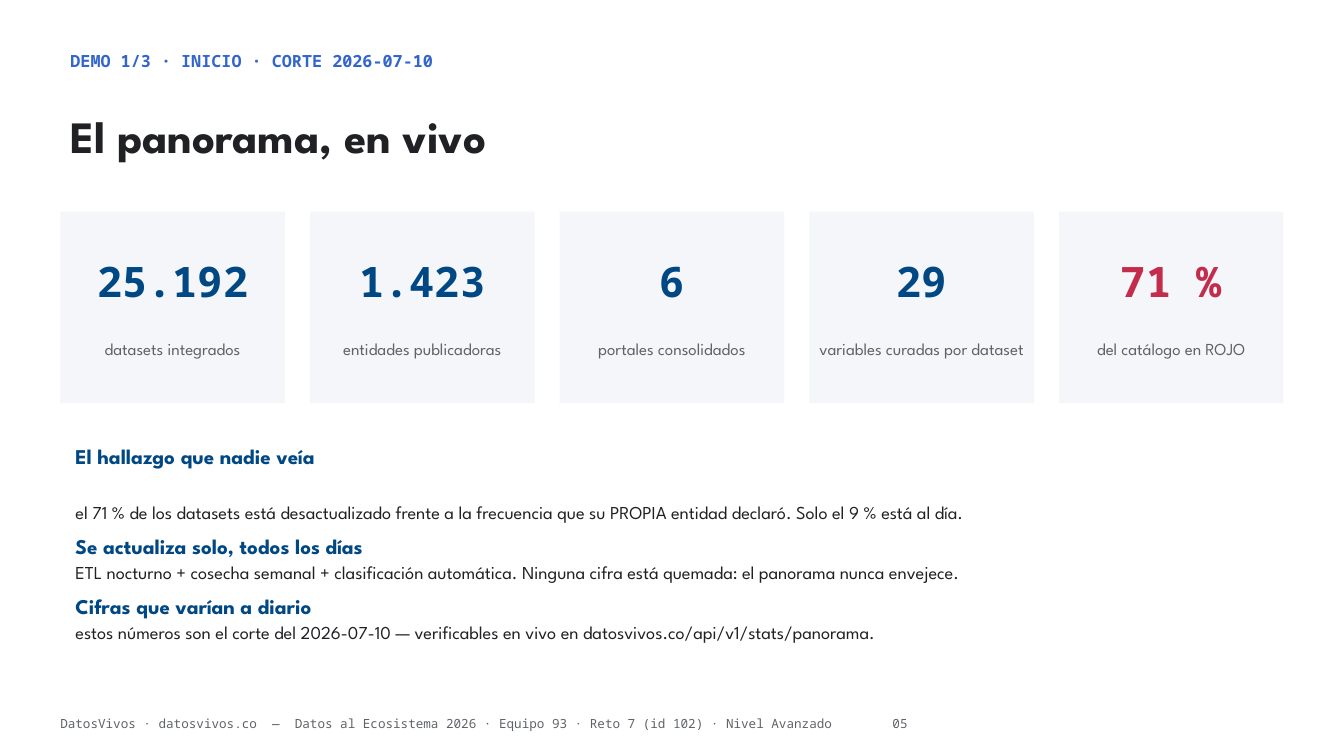
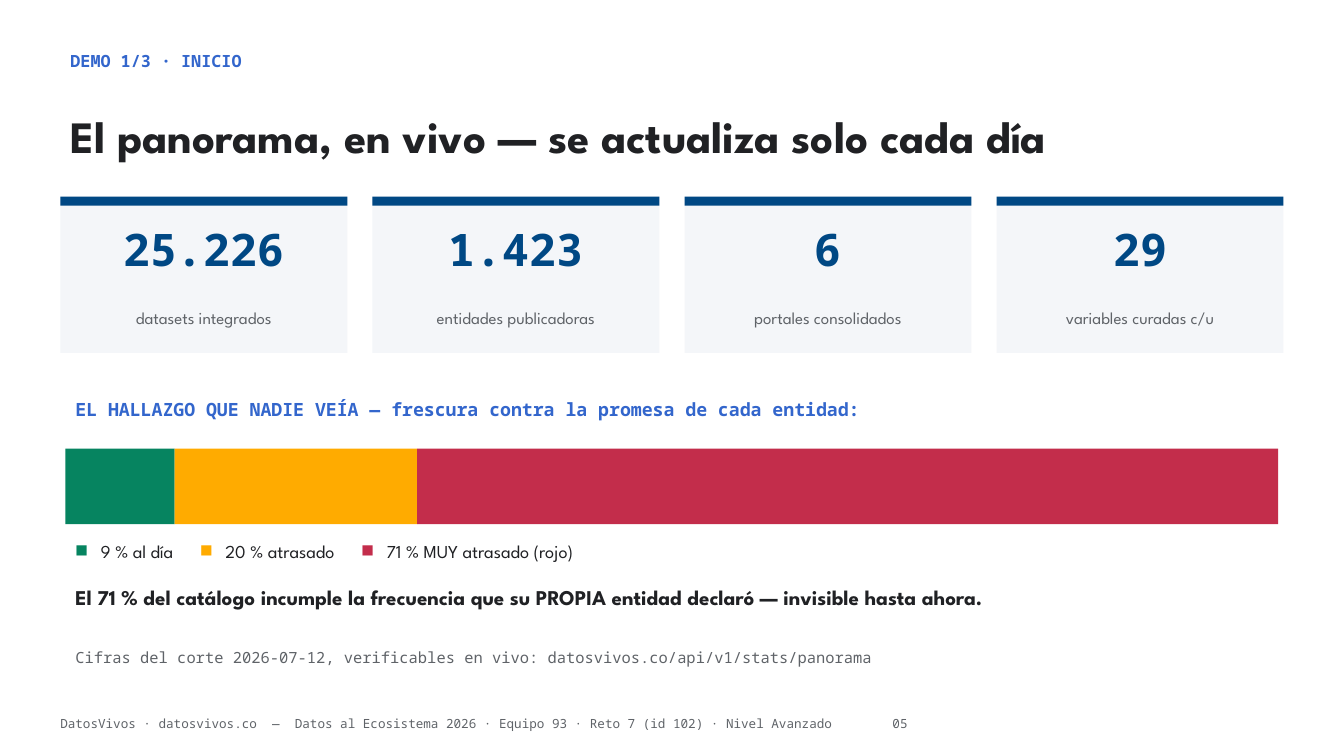
Before and after one commit to jsricop/DatosVivos, a slide deck: slide 5 of recursos/presentacion.pptx. Drawn at 1344x756 pixels with LibreOffice and Linux fonts; fonts in the diff are those of the drawing. Boxes give left, top, right and bottom in pixels: in the first picture for what was removed or moved away, otherwise in the second. Text is boxed around its words. In the diff, an @@ line names an element or a change of style, - is before the commit and + after.

```diff
--- a/recursos/presentacion.pptx
+++ b/recursos/presentacion.pptx
@@ text at [70, 55, 1046, 163]: text changed; size 12 to 32 pt; font Noto Sans Mono to League Spartan; text colour #3366CC to #202124 @@
-DEMO 1/3 · INICIO · CORTE 2026-07-10
-El panorama, en vivo
+DEMO 1/3 · INICIO
+El panorama, en vivo — se actualiza solo cada día
@@ rectangle "25.226": place and size @@
-rectangle "25.226" at [60, 212, 285, 403]
+rectangle "25.226" at [60, 197, 348, 353]
@@ rectangle added at [60, 197, 348, 206], fill #004884 @@
@@ rectangle "1.423": place and size @@
-rectangle "1.423" at [311, 212, 535, 403]
+rectangle "1.423" at [373, 197, 660, 353]
@@ rectangle added at [373, 197, 660, 206], fill #004884 @@
@@ rectangle "6": place and size @@
-rectangle "6" at [560, 212, 784, 403]
+rectangle "6" at [685, 197, 972, 353]
@@ rectangle added at [685, 197, 972, 206], fill #004884 @@
@@ rectangle "29": place and size @@
-rectangle "29" at [810, 212, 1034, 403]
+rectangle "29" at [997, 197, 1285, 353]
@@ rectangle added at [997, 197, 1285, 206], fill #004884 @@
@@ text in rectangle at [123, 233, 284, 267]: text changed; size 30 to 32 pt @@
-25.192
+25.226
@@ text in rectangle at [449, 233, 583, 267]: size 30 to 32 pt in "1.423" @@
@@ text in rectangle at [815, 233, 842, 267]: size 30 to 32 pt in "6" @@
@@ rectangle removed at [1060, 212, 1285, 403] @@
-71 %
-del catálogo en ROJO
@@ text in rectangle at [1113, 233, 1167, 267]: size 30 to 32 pt in "29" @@
@@ text in rectangle at [1066, 312, 1214, 326]: text changed @@
-variables curadas por dataset
+variables curadas c/u
@@ text added at [75, 399, 859, 421], 13 pt, text #3366CC, bold @@
+EL HALLAZGO QUE NADIE VEÍA — frescura contra la promesa de cada entidad:
@@ rectangle added at [66, 449, 174, 524], fill #068460 @@
@@ rectangle added at [174, 449, 417, 524], fill #FFAB00 @@
@@ rectangle added at [417, 449, 1278, 524], fill #C32D4B @@
@@ text added at [101, 545, 573, 562], 13 pt, text #202124 @@
+■ 9 % al día ■ 20 % atrasado ■ 71 % MUY atrasado (rojo)
@@ text at [75, 590, 983, 667]: text changed; size 13 to 15 pt; bold on @@
-El hallazgo que nadie veía
-el 71 % de los datasets está desactualizado frente a la frecuencia que su PROPIA entidad declaró. Solo el 9 % está al día.
-Se actualiza solo, todos los días
-ETL nocturno + cosecha semanal + clasificación automática. Ninguna cifra está quemada: el panorama nunca envejece.
-Cifras que varían a diario
-estos números son el corte del 2026-07-10 — verificables en vivo en datosvivos.co/api/v1/stats/panorama.
+El 71 % del catálogo incumple la frecuencia que su PROPIA entidad declaró — invisible hasta ahora.
+Cifras del corte 2026-07-12, verificables en vivo: datosvivos.co/api/v1/stats/panorama
```
Also in this commit, not shown: 16 other slides changed, 1 slide added, 2 slides removed, 3 other files.
